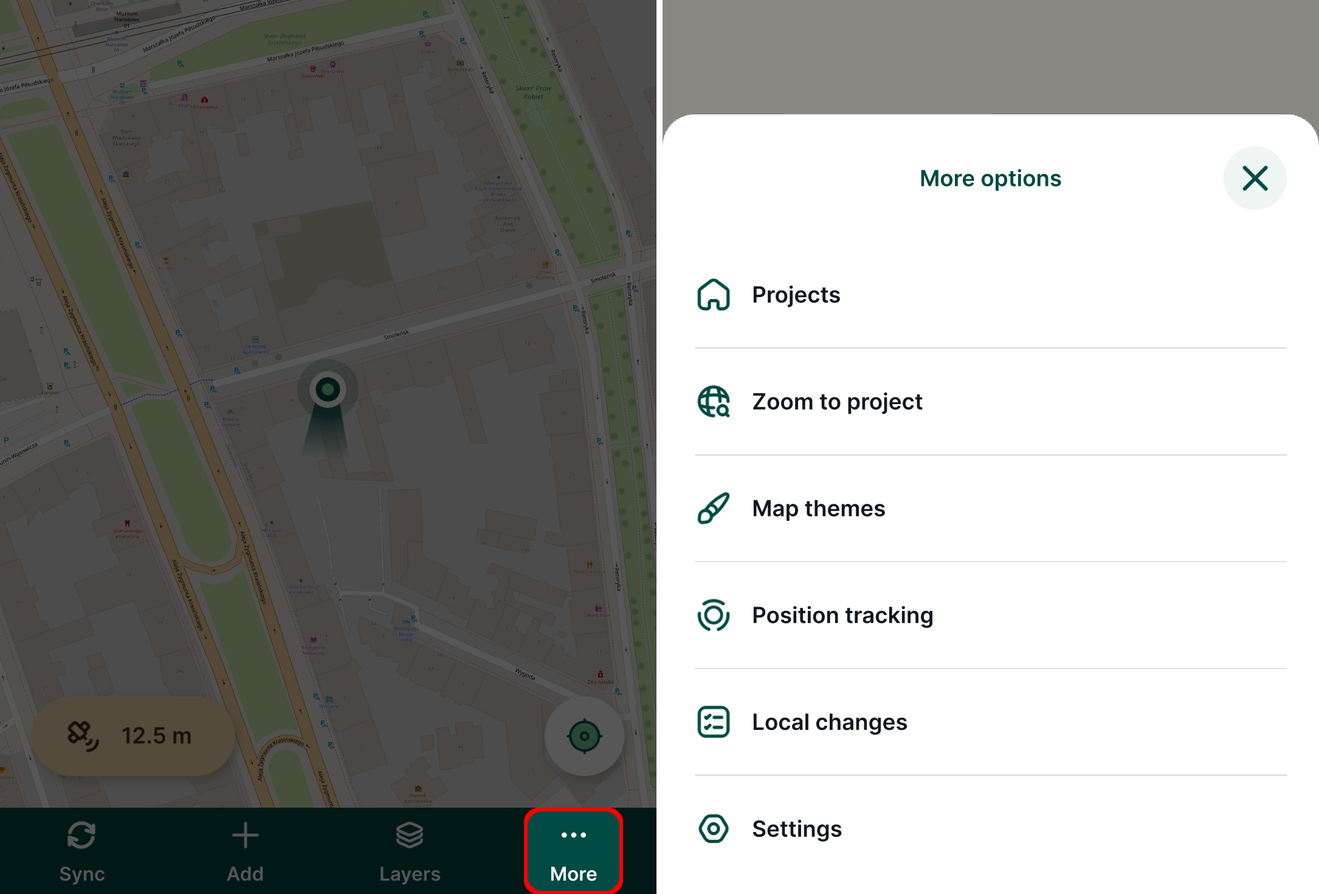
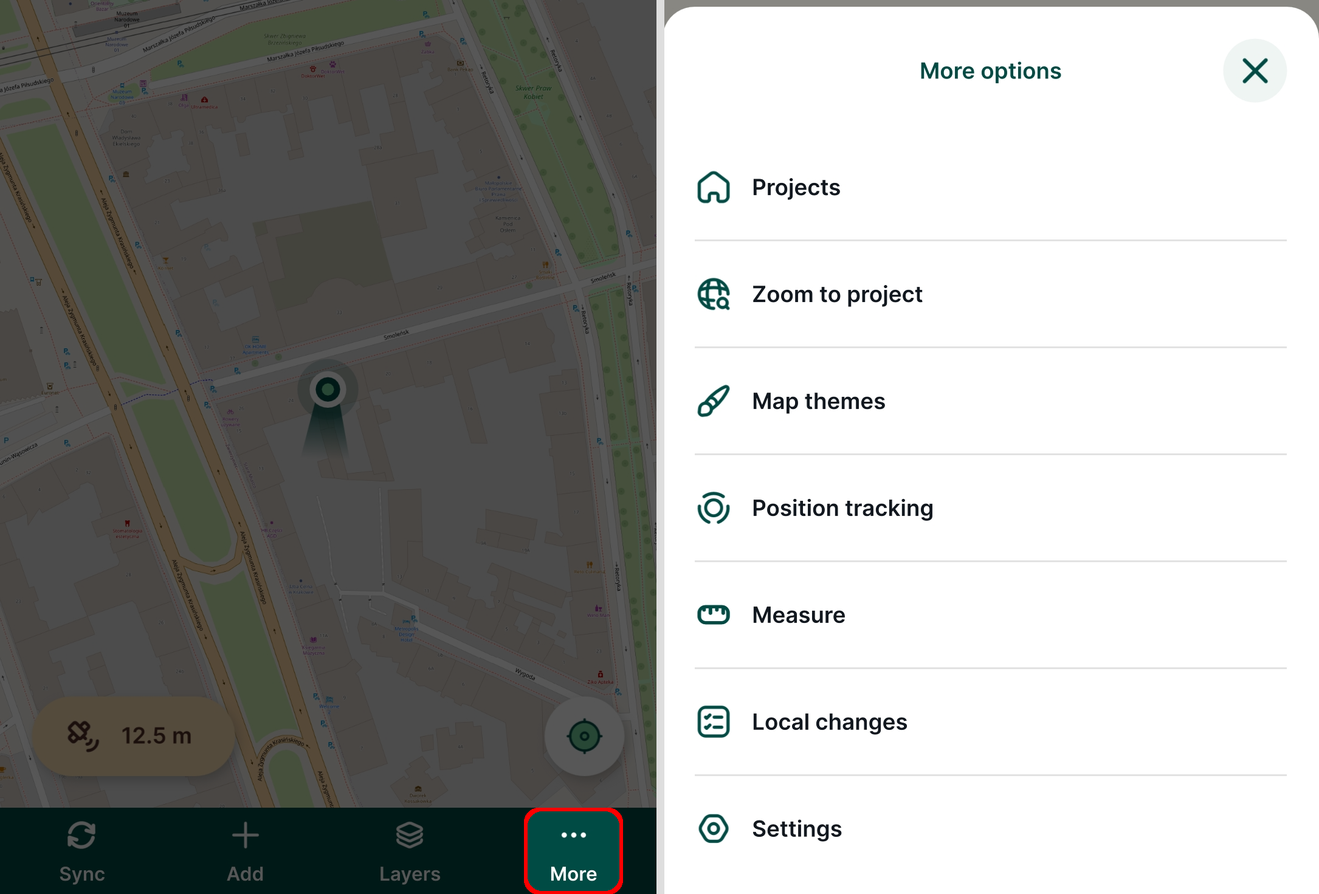
The second 1319 x 894 image is a revision of the first. Changes to its layers:
painted on "more-options.jpg" over [656, 0, 1319, 894]
